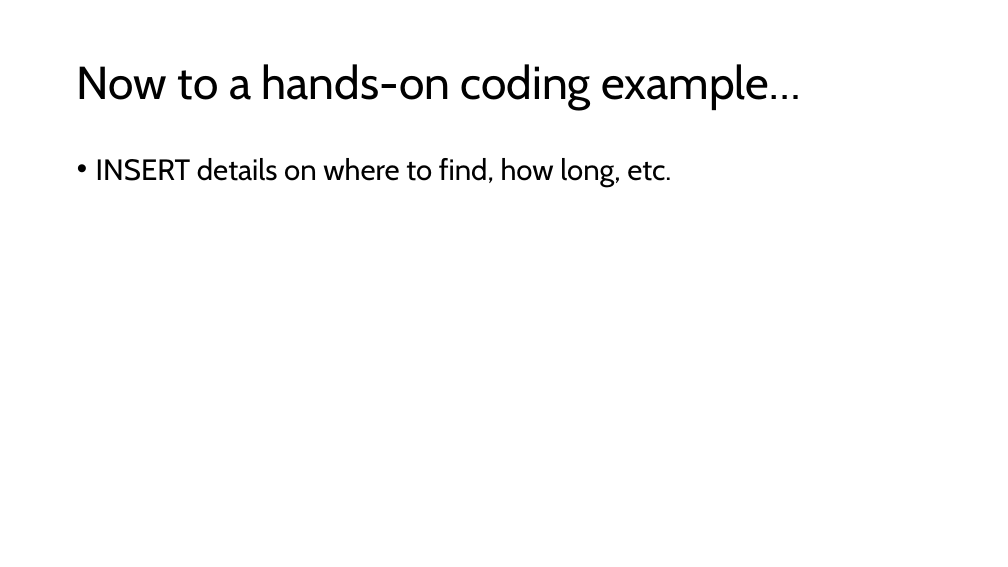
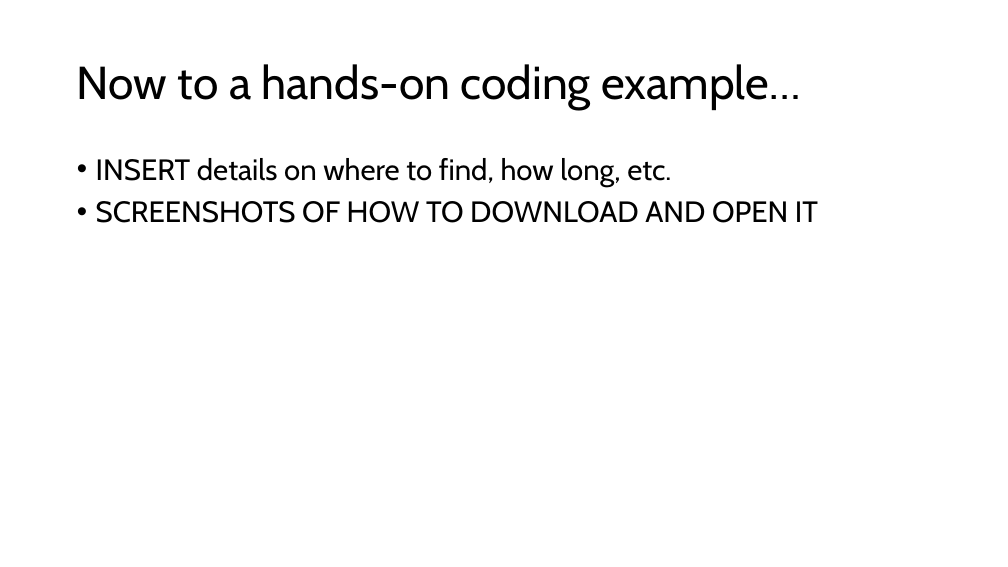
Before and after one commit to grantvagle/ml_methods_workshop, a slide deck: slide 17 of slides/02_model_eval_cv.pptx (slide 14 before the commit). Drawn at 1008x567 pixels with LibreOffice and Linux fonts; fonts in the diff are those of the drawing. Boxes give left, top, right and bottom in pixels: in the first picture for what was removed or moved away, otherwise in the second. Text is boxed around its words. In the diff, an @@ line names an element or a change of style, - is before the commit and + after.

```diff
--- a/slides/02_model_eval_cv.pptx
+++ b/slides/02_model_eval_cv.pptx
@@ text at [96,201,818,223]: paragraph added @@
+• SCREENSHOTS OF HOW TO DOWNLOAD AND OPEN IT
```
Also in this commit, not shown: 4 slides added, 1 slide removed.
